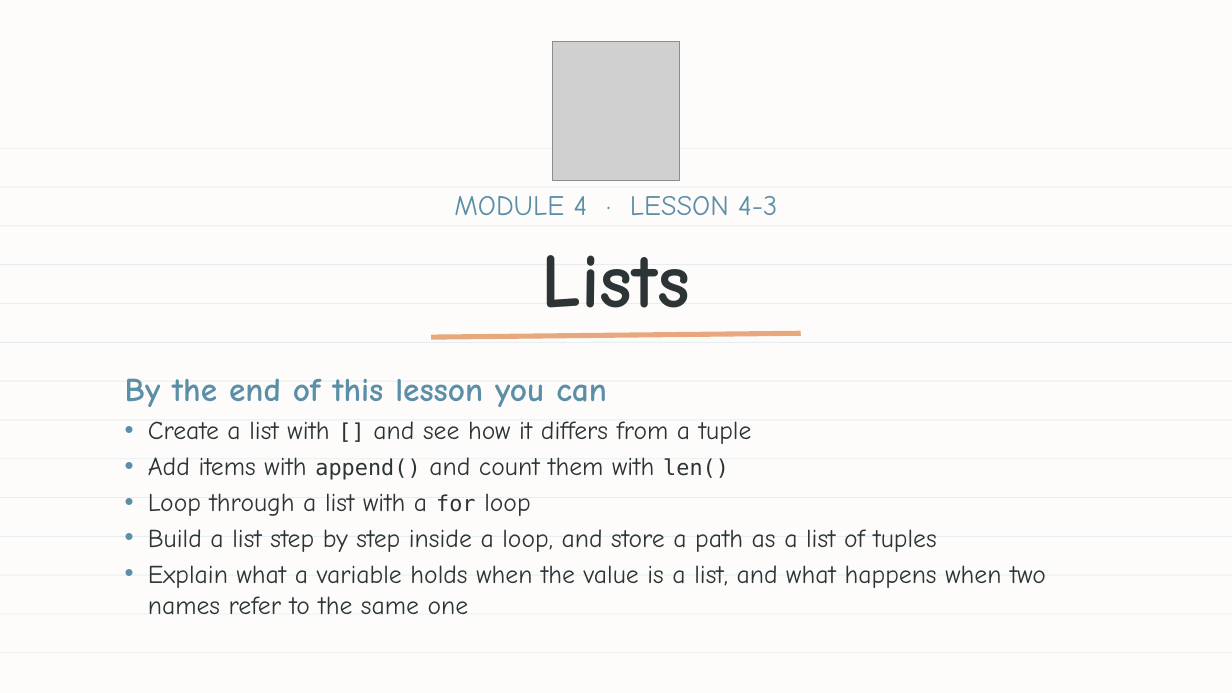
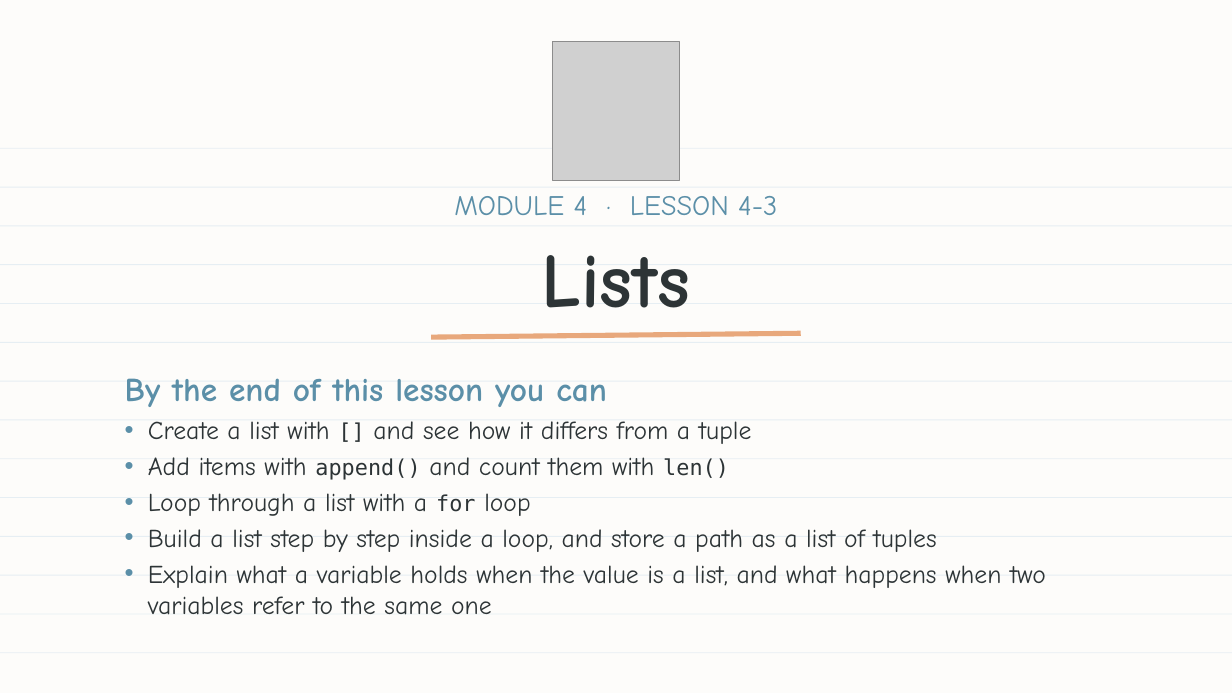
Before and after one commit to bradamiller/LearningPython, a slide deck: slide 1 of static/slides/module-04-manhattan/module-4-lesson-03-lists.pptx. Drawn at 1232x693 pixels with LibreOffice and Linux fonts; fonts in the diff are those of the drawing; grey boxes stand for pictures. Boxes give left, top, right and bottom in pixels: in the first picture for what was removed or moved away, otherwise in the second. Text is boxed around its words. In the diff, an @@ line names an element or a change of style, - is before the commit and + after.

```diff
--- a/static/slides/module-04-manhattan/module-4-lesson-03-lists.pptx
+++ b/static/slides/module-04-manhattan/module-4-lesson-03-lists.pptx
@@ text at <box>148,565,1046,615</box>: text changed @@
-• Explain what a variable holds when the value is a list, and what happens when two names refer to the same one
+• Explain what a variable holds when the value is a list, and what happens when two variables refer to the same one
```
Also in this commit, not shown: 6 other slides changed, 8 other files.
